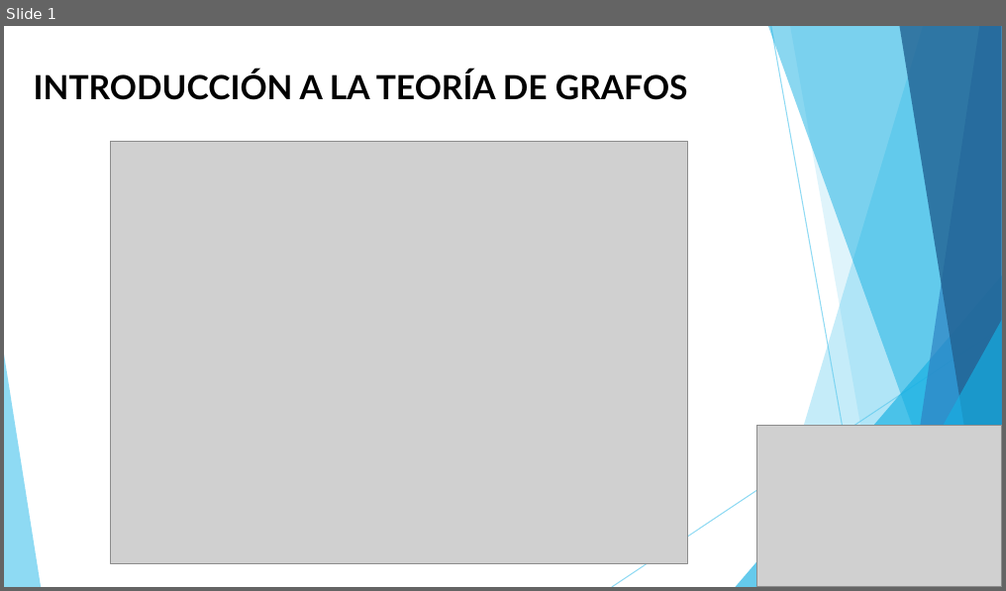
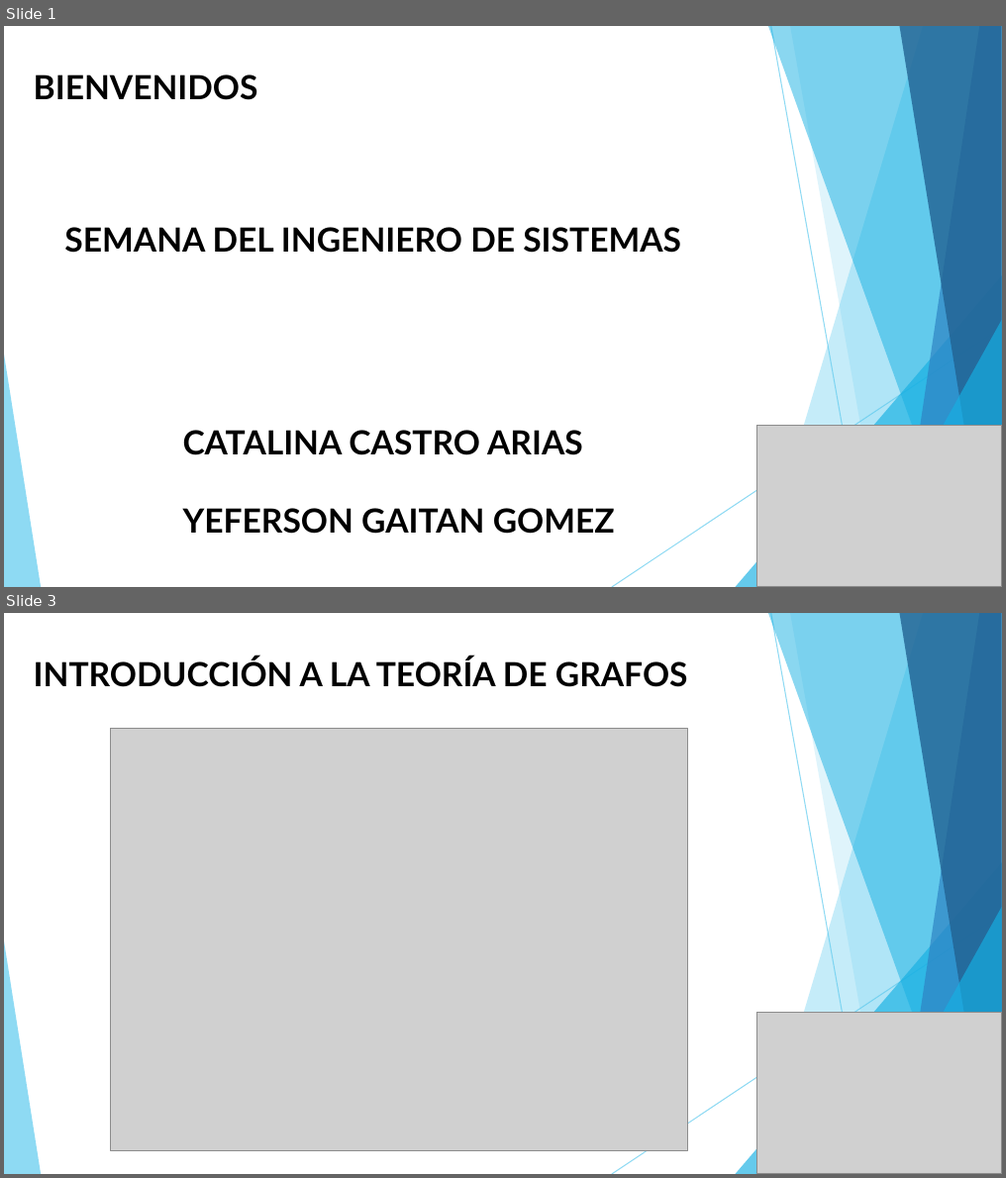
Before and after one commit to Yefri97/Introduction-to-Graph-Theory, a slide deck: PRESENTACIÓN TALLER GRAFOS.pptx. Shown one above the other, each under a label of ours: slide 1 before the commit, slides 1 and 3 after it; the slides between them are not shown. The pictures are 1006x591 and 1006x1178 pixels, drawn with LibreOffice and Linux fonts; fonts in the diff are those of the drawing; grey boxes stand for pictures. Boxes give left, top, right and bottom in pixels: in the first picture for what was removed or moved away, otherwise in the second. Text is boxed around its words. In the diff, an @@ line names an element or a change of style, - is before the commit and + after.

```diff
--- a/PRESENTACIÓN TALLER GRAFOS.pptx
+++ b/PRESENTACIÓN TALLER GRAFOS.pptx
@@ slide 1 added at [4,26,1002,587], background #FFFFFF; not listed: 10 template elements that a slide beside it also shows @@
@@ text added at [34,75,258,100], 24 pt, text #000000, bold @@
+BIENVENIDOS
@@ text added at [64,227,681,253], 24 pt, text #000000, bold @@
+SEMANA DEL INGENIERO DE SISTEMAS
@@ text added at [183,430,583,456], 24 pt, text #000000, bold @@
+CATALINA CASTRO ARIAS
@@ picture added at [757,425,1002,586] @@
@@ text added at [183,508,615,534], 24 pt, text #000000, bold @@
+YEFERSON GAITAN GOMEZ
@@ what was slide 1 is now slide 3 @@
```
Also in this commit, not shown: 2 slides changed, 6 other slides added, 2 slides removed.
